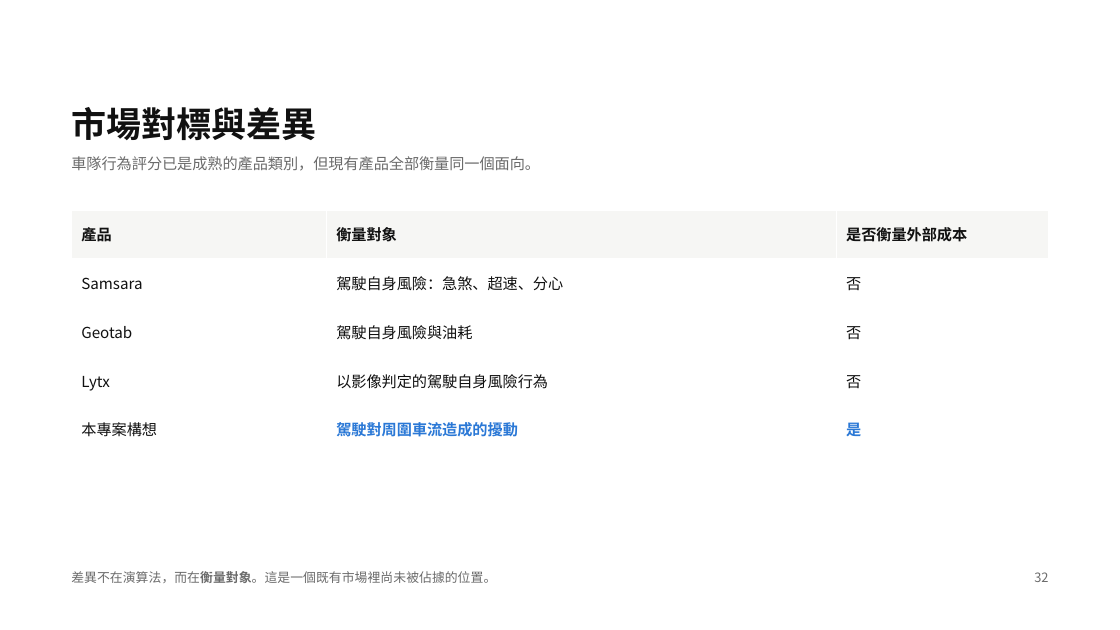
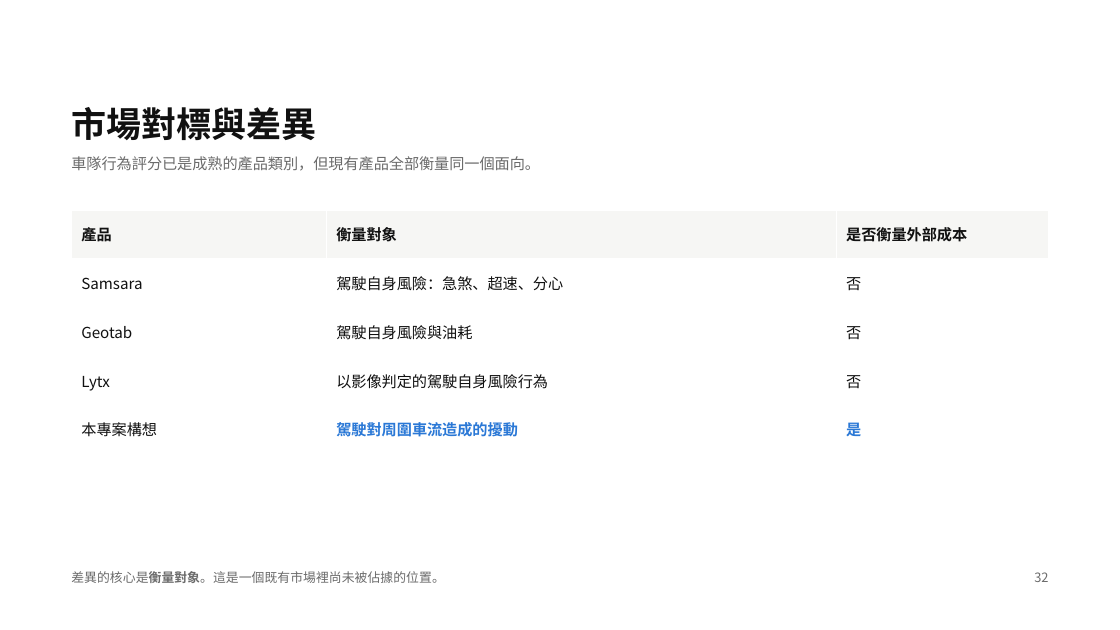
Before and after one commit to wein2004/lane-change-externality, a slide deck: slide 32 of 變換車道的外部成本.pptx. Drawn at 1120x630 pixels with LibreOffice and Linux fonts; fonts in the diff are those of the drawing. Boxes give left, top, right and bottom in pixels: in the first picture for what was removed or moved away, otherwise in the second. Text is boxed around its words. In the diff, an @@ line names an element or a change of style, - is before the commit and + after.

```diff
--- a/變換車道的外部成本.pptx
+++ b/變換車道的外部成本.pptx
@@ text at [71,571,444,583]: text changed @@
-差異不在演算法，而在衡量對象。這是一個既有市場裡尚未被佔據的位置。
+差異的核心是衡量對象。這是一個既有市場裡尚未被佔據的位置。
```
Also in this commit, not shown: 10 other slides changed, 3 other files.
